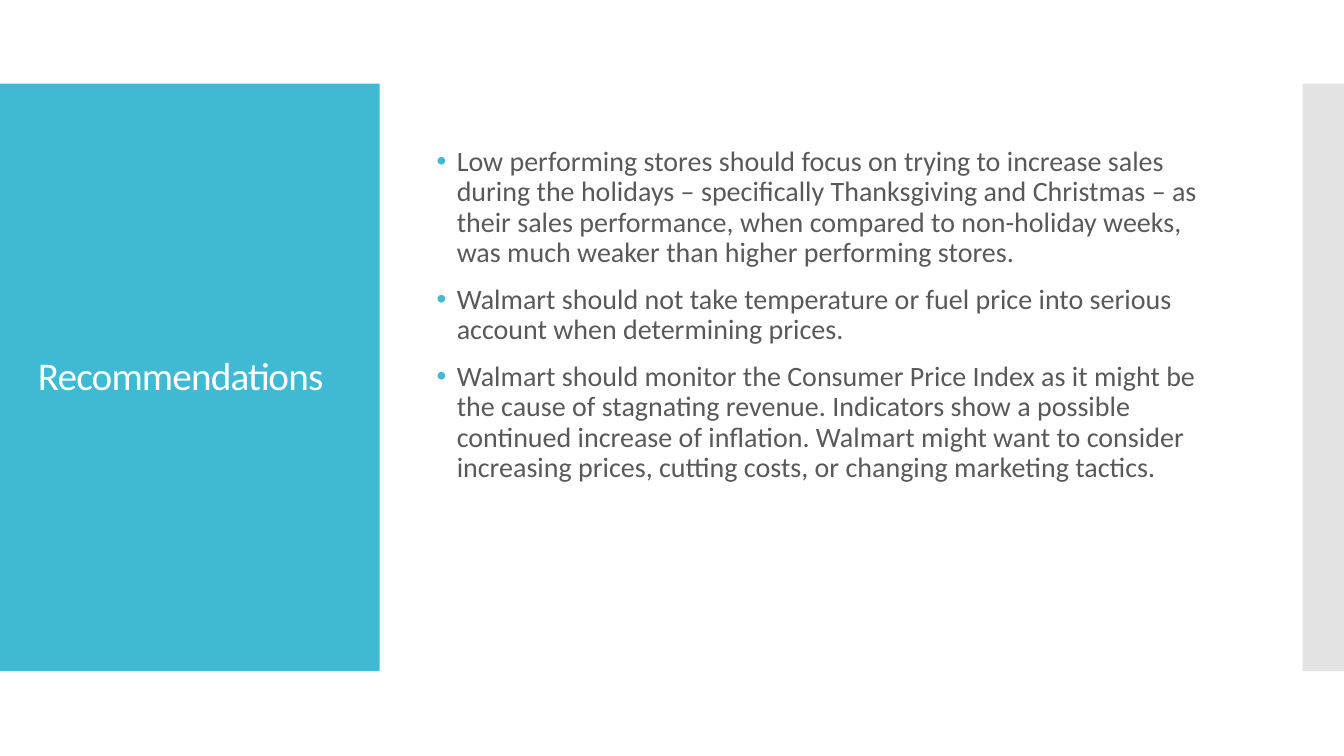
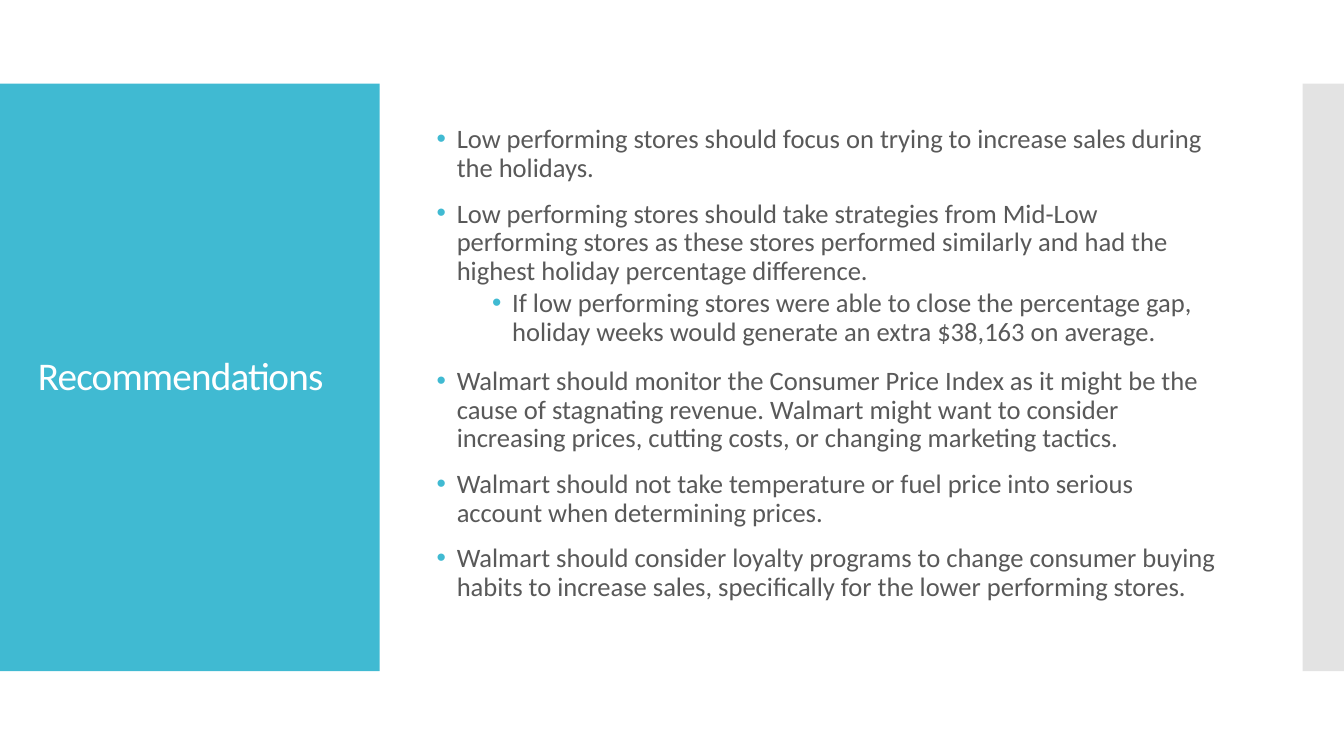
Before and after one commit to mleggett25/Walmart-Sales-Analysis, a slide deck: slide 20 of Walmart Sales Analysis.pptx (slide 22 before the commit). Drawn at 1344x756 pixels with LibreOffice and Linux fonts; fonts in the diff are those of the drawing. Boxes give left, top, right and bottom in pixels: in the first picture for what was removed or moved away, otherwise in the second. Text is boxed around its words. In the diff, an @@ line names an element or a change of style, - is before the commit and + after.

```diff
--- a/Walmart Sales Analysis.pptx
+++ b/Walmart Sales Analysis.pptx
@@ text at (457, 129, 1202, 452): text changed; size 20 to 19 pt @@
-• Low performing stores should focus on trying to increase sales during the holidays – specifically Thanksgiving and Christmas – as their sales performance, when compared to non-holiday weeks, was much weaker than higher performing stores.
+• Low performing stores should focus on trying to increase sales during the holidays.
+• Low performing stores should take strategies from Mid-Low performing stores as these stores performed similarly and had the highest holiday percentage difference.
+  • If low performing stores were able to close the percentage gap, holiday weeks would generate an extra $38,163 on average.
+• Walmart should monitor the Consumer Price Index as it might be the cause of stagnating revenue. Walmart might want to consider increasing prices, cutting costs, or changing marketing tactics.
@@ text at (457, 474, 1133, 527): size 20 to 19 pt in "Walmart should not take temperature or fuel ..." @@
@@ text at (457, 548, 1214, 601): text changed; size 20 to 19 pt @@
-• Walmart should monitor the Consumer Price Index as it might be the cause of stagnating revenue. Indicators show a possible continued increase of inflation. Walmart might want to consider increasing prices, cutting costs, or changing marketing tactics.
+• Walmart should consider loyalty programs to change consumer buying habits to increase sales, specifically for the lower performing stores.
```
Also in this commit, not shown: 15 other slides changed, 1 slide added, 6 other files.
